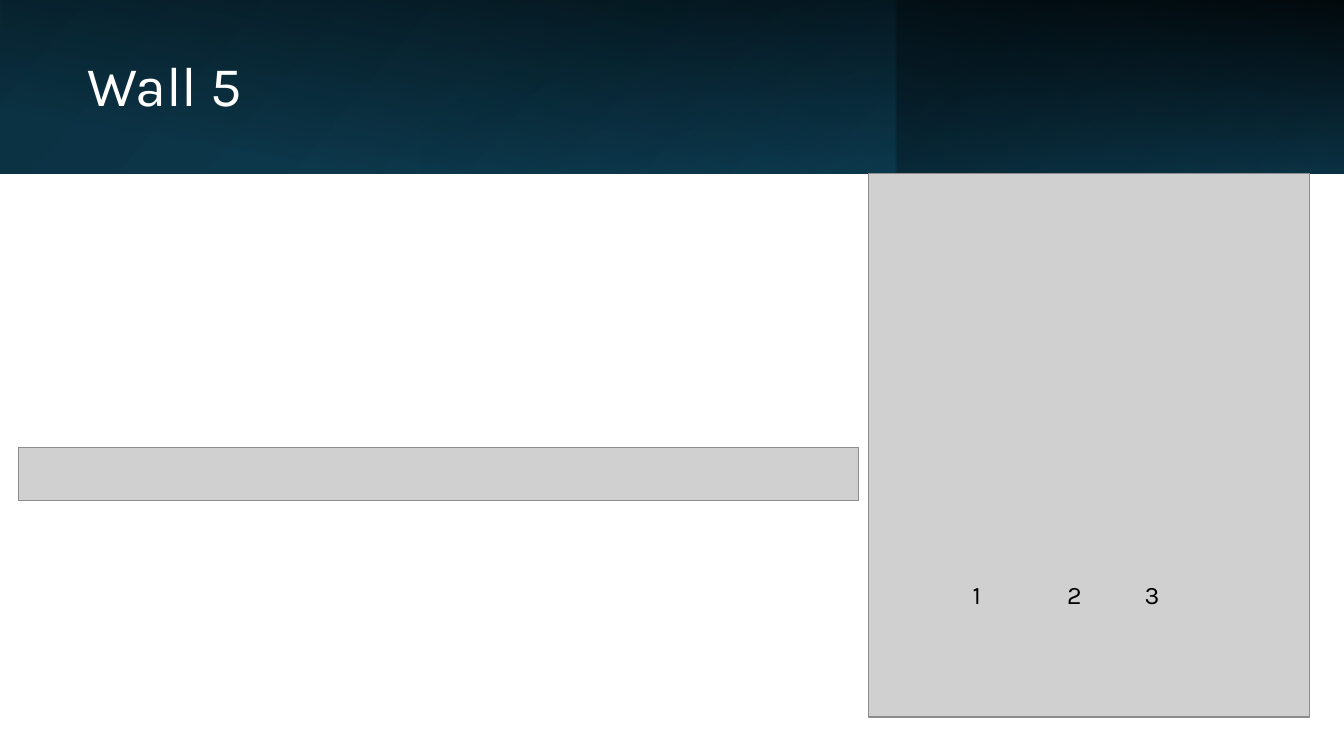
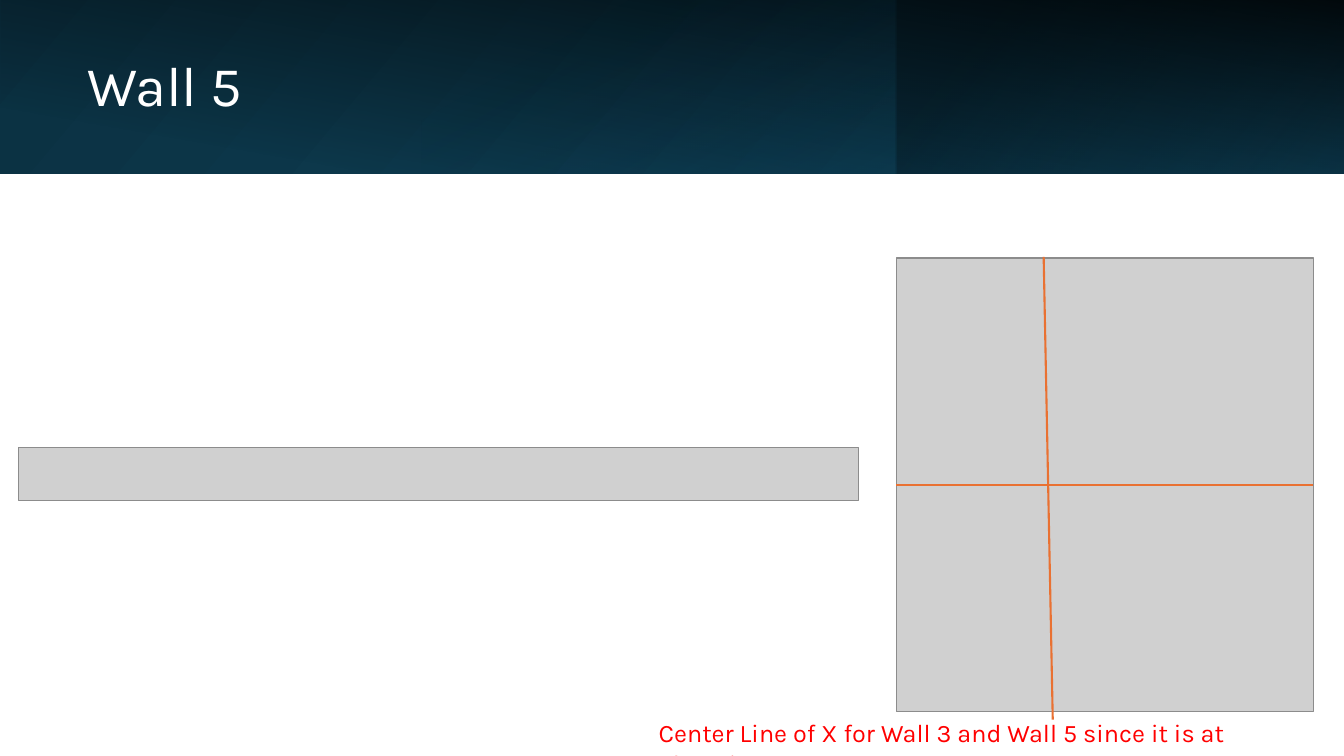
Before and after one commit to mokzhizhuan/GreyForm_UIs, a slide deck: slide 6 of PBU walls.pptx. Drawn at 1344x756 pixels with LibreOffice and Linux fonts; fonts in the diff are those of the drawing; grey boxes stand for pictures. Boxes give left, top, right and bottom in pixels: in the first picture for what was removed or moved away, otherwise in the second. Text is boxed around its words. In the diff, an @@ line names an element or a change of style, - is before the commit and + after.

```diff
--- a/PBU walls.pptx
+++ b/PBU walls.pptx
@@ picture: place and size @@
-picture at [868,173,1310,717]
+picture at [896,258,1314,712]
@@ line added from (1044, 257) to (1053, 720), #E97132 1.5 pt @@
@@ line added from (896, 485) to (1314, 485), #E97132 1.5 pt @@
@@ text removed at [973,588,981,604] @@
-1
@@ text removed at [1067,588,1082,604] @@
-2
@@ text removed at [1145,588,1160,605] @@
-3
@@ text added at [659,724,1224,743], 18 pt, text #FF0000 @@
+Center Line of X for Wall 3 and Wall 5 since it is at Elevation C.
```
Also in this commit, not shown: 5 other slides changed, 1 slide added, 1 slide removed.
